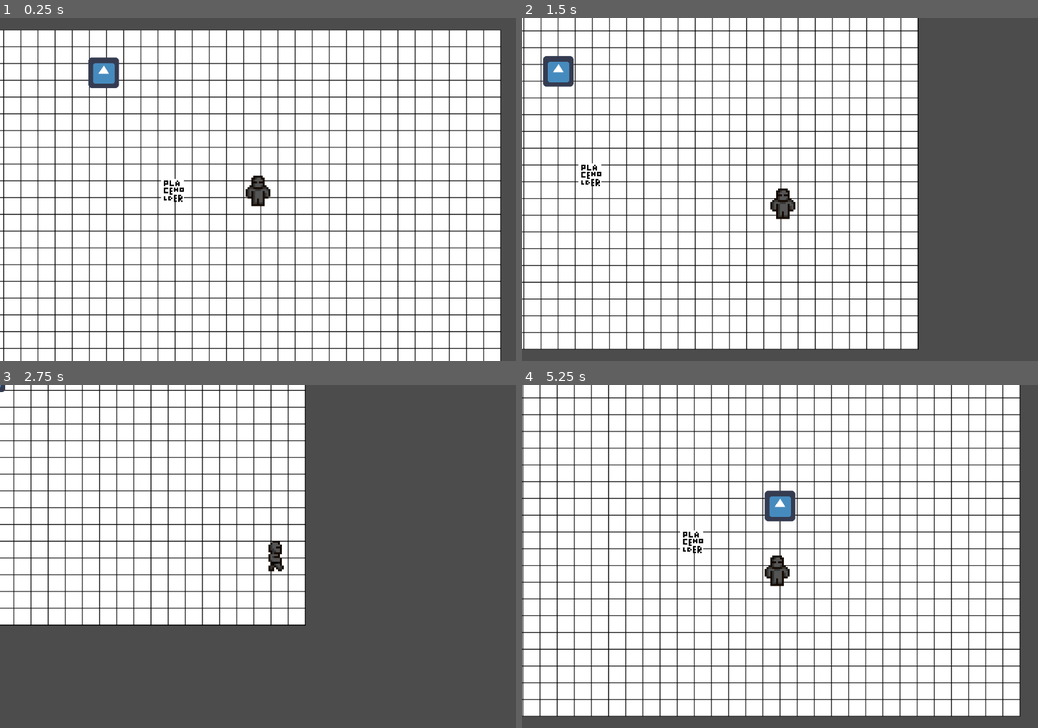
Above: before the commit, frames 1-4 (two rows, left to right).
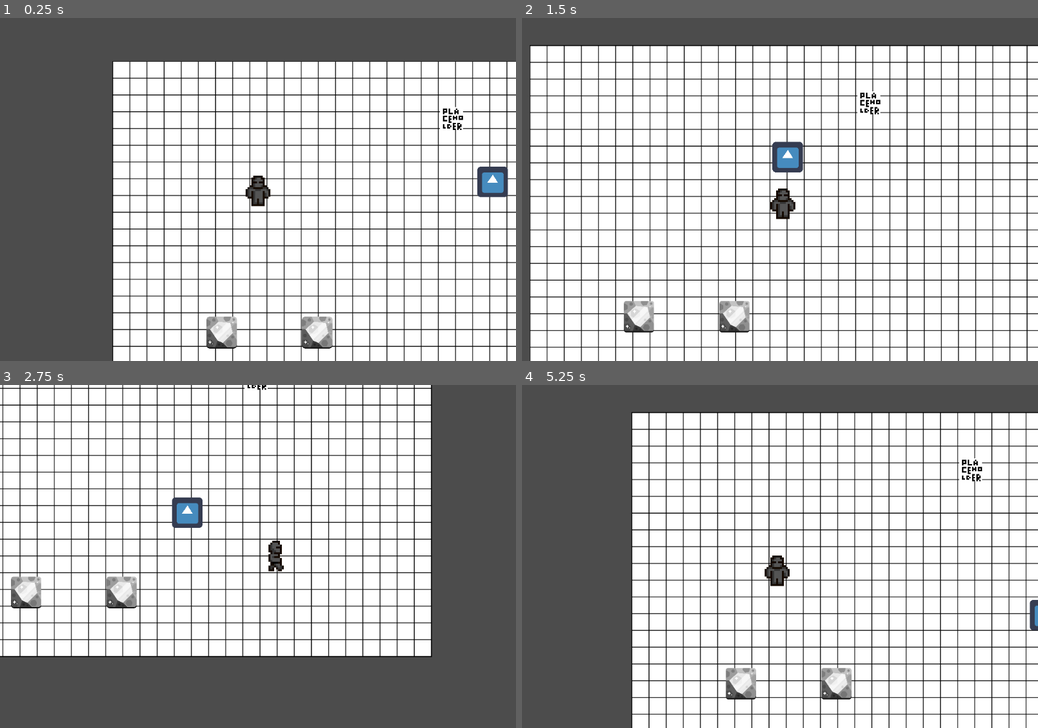
Above: after the commit, the same moments.

Repository: Marin-Clement/Project_Alpha_git
Game: Godot game, scene res://TestMap/TestMain.tscn
Two runs of this game, one before a commit and one after it. Both use one fixed random seed, a clock stepped at 60 frames per second and the inputs below. The engine's default icon, where the game draws it, is replaced by a stand-in: a white triangle on a blue panel in a dark square.
Inputs (mouse positions are in pixels of both pictures, inside the frame that each line leads up to):
- Up to frame 1 (0.25 s): no input
- Up to frame 2 (1.5 s): move the mouse to (893, 172) at 0.52 s; press the mouse at (893, 172) at 0.53 s; hold D (right) 0.53-1.28 s; move the mouse to (676, 206) at 1.27 s; release the mouse at (676, 206) at 1.28 s; hold S (down) from 1.28 s (still down); click (676, 206) at 1.35 s
- Up to frame 3 (2.75 s): move the mouse to (309, 481) at 2.02 s; release S (down) at 2.03 s; press the mouse at (309, 481) at 2.03 s; hold D (right) from 2.03 s (still down); tap Shift (sprint) at 2.1 s
- Up to frame 4 (5.25 s): move the mouse to (754, 625) at 2.77 s; release D (right) at 2.78 s; release the mouse at (754, 625) at 2.78 s; hold W (up) 2.78-3.53 s; click (754, 625) at 2.85 s; move the mouse to (934, 607) at 3.52 s; press the mouse at (934, 607) at 3.53 s; hold A (left) 3.53-5.03 s; move the mouse to (625, 505) at 4.27 s; release the mouse at (625, 505) at 4.28 s; tap Shift (sprint) at 4.35 s; click (625, 505) at 4.55 s; move the mouse to (805, 556) at 5.02 s; press the mouse at (805, 556) at 5.03 s; hold S (down) from 5.03 s (still down)

The runs differ from the first frame. In frame 1, 49% of the frame differs, in the area x 0-100%, y 3-100%; in frame 2, 52%, in the area x 0-100%, y 0-100%; in frame 3, 38%; in frame 4, 52%.

Commit message:
[ADD] Drone(basic input)

Diff:
--- a/Drone/Script/Drone.gd
+++ b/Drone/Script/Drone.gd
@@ -1,24 +1,53 @@
 extends KinematicBody2D
-export (int) var speed = 400
+
+export (int) var speed = 1000
 var acc = 1
 var realspeed
 onready var target = position
-var velocity = Vector2()
+var velocity = Vector2.ZERO
+var working = false
+var d = 0
+
 func _input(event):
 	if event.is_action_pressed("left_mouse"):
+		acc = 0
 		target = get_global_mouse_position()
-		acc = 0
-		print(get_tree().get_root().print_tree())
+		working = true
 
 func _physics_process(delta):
-	acc += 0.01
-	if acc > 1:
-		acc = 1
+	var player = get_node("/root/TestMap/Player")
 	realspeed = speed * acc
-	_move_to_target()
-	print(PlayerVariables.playerpos)
+	if working == false:
+		if position.distance_to(player.position) > 85:
+			_follow_player()
+	elif working == true:
+		_move_to_target()
+	_acc()
+
 
 func _move_to_target():
 	velocity = position.direction_to(target) * realspeed
 	if position.distance_to(target) > 5:
 		velocity = move_and_slide(velocity)
+	if position.distance_to(target) < 50:
+		yield(_Wait(1),"completed")
+		velocity = Vector2.ZERO
+		working = false
+
+func _acc():
+	acc += 0.01
+	if acc > 1:
+		acc = 1
+
+func _follow_player():
+	var player = get_node("/root/TestMap/Player")
+	position += (player.position - position)/50
+
+func _Wait(s):
+	var t = Timer.new()
+	t.set_wait_time(s)
+	t.set_one_shot(true)
+	self.add_child(t)
+	t.start()
+	yield(t, "timeout")
+	t.queue_free()
--- /dev/null
+++ b/Game_Manager.gd
@@ -0,0 +1,3 @@
+extends Node
+
+var lastobjectclicked
--- a/Player/Scripts/Player.gd
+++ b/Player/Scripts/Player.gd
@@ -26,8 +26,6 @@
 	velocity = velocity.normalized() * speed
 
 func _physics_process(delta):
-
-	PlayerVariables.playerpos = global_position
 	get_input()
 	velocity = move_and_slide(velocity)
 
--- /dev/null
+++ b/TestMap/Object.gd
@@ -0,0 +1,14 @@
+extends Area2D
+
+signal give_object_stats
+
+var stats = {
+	"name": "Rock",
+	"health": 10
+}
+
+func _on_Object_input_event(viewport, event, shape_idx):
+	if event is InputEventMouseButton:
+		if event.is_pressed():
+			GameManager.lastobjectclicked = stats
+			print(GameManager.lastobjectclicked)
--- /dev/null
+++ b/TestMap/Object.tscn
@@ -0,0 +1,30 @@
+[gd_scene load_steps=4 format=2]
+
+[ext_resource path="res://TestMap/Sprite/Stone.png" type="Texture" id=1]
+[ext_resource path="res://TestMap/Object.gd" type="Script" id=2]
+
+[sub_resource type="RectangleShape2D" id=1]
+extents = Vector2( 30.75, 32 )
+
+[node name="Object" type="Area2D"]
+collision_layer = 3
+script = ExtResource( 2 )
+
+[node name="Sprite" type="Sprite" parent="."]
+scale = Vector2( 0.2, 0.2 )
+texture = ExtResource( 1 )
+
+[node name="RigidBody2D" type="RigidBody2D" parent="."]
+collision_layer = 3
+mode = 1
+gravity_scale = 0.0
+
+[node name="CollisionShape2D" type="CollisionShape2D" parent="RigidBody2D"]
+position = Vector2( 2, 1 )
+shape = SubResource( 1 )
+
+[node name="CollisionShape2D" type="CollisionShape2D" parent="."]
+position = Vector2( 0, 2 )
+shape = SubResource( 1 )
+
+[connection signal="input_event" from="." to="." method="_on_Object_input_event"]
--- /dev/null
+++ b/TestMap/TestMain.gd
@@ -0,0 +1,15 @@
+extends Node
+
+
+func _ready():
+	_create_object(400,750,"Rock",10)
+	_create_object(600,750,"Rock",12)
+
+
+func _create_object(positionx,positiony,name,hp):
+	var object = preload("res://TestMap/Object.tscn").instance()
+
+	object.position.x = positionx
+	object.position.y = positiony
+	object.stats = {"name": name, "health": hp}
+	add_child(object)
--- a/TestMap/TestMain.tscn
+++ b/TestMap/TestMain.tscn
@@ -1,9 +1,10 @@
-[gd_scene load_steps=9 format=2]
+[gd_scene load_steps=10 format=2]
 
 [ext_resource path="res://Player/Sprite/Player_Place_Order.png" type="Texture" id=1]
 [ext_resource path="res://Player/Player.tscn" type="PackedScene" id=2]
-[ext_resource path="res://TestMap/Grille.jpeg" type="Texture" id=3]
+[ext_resource path="res://TestMap/Sprite/Grille.jpeg" type="Texture" id=3]
 [ext_resource path="res://Drone/Drone.tscn" type="PackedScene" id=4]
+[ext_resource path="res://TestMap/TestMain.gd" type="Script" id=6]
 
 [sub_resource type="RectangleShape2D" id=3]
 extents = Vector2( 979.104, 14.3014 )
@@ -12,15 +13,16 @@
 extents = Vector2( 978.702, 11.3546 )
 
 [sub_resource type="RectangleShape2D" id=5]
-extents = Vector2( 16.9202, 626.272 )
+extents = Vector2( 24.4899, 626.272 )
 
 [sub_resource type="RectangleShape2D" id=1]
 extents = Vector2( 8, 8.33333 )
 
 [node name="TestMap" type="Node"]
+script = ExtResource( 6 )
 
 [node name="Cadriage" type="Sprite" parent="."]
-position = Vector2( 293, 262 )
+position = Vector2( 710, 534 )
 scale = Vector2( 0.561458, 0.550781 )
 texture = ExtResource( 3 )
 
@@ -41,11 +43,11 @@
 shape = SubResource( 5 )
 
 [node name="right" type="CollisionShape2D" parent="Cadriage/Collision map"]
-position = Vector2( 970.687, 5.44681 )
+position = Vector2( 978.256, 5.44678 )
 shape = SubResource( 5 )
 
 [node name="PlaceHolder" type="Sprite" parent="."]
-position = Vector2( 144, 247 )
+position = Vector2( 881, 302 )
 scale = Vector2( 3, 3 )
 texture = ExtResource( 1 )
 __meta__ = {
@@ -58,7 +60,8 @@
 [node name="CollisionShape2D" type="CollisionShape2D" parent="PlaceHolder/RigidBody2D"]
 shape = SubResource( 1 )
 
+[node name="Player" parent="." instance=ExtResource( 2 )]
+position = Vector2( 476, 451 )
+
 [node name="Drone" parent="." instance=ExtResource( 4 )]
-
-[node name="Player" parent="." instance=ExtResource( 2 )]
-position = Vector2( 323, 245 )
+position = Vector2( 1141, 430 )
--- a/project.godot
+++ b/project.godot
@@ -16,7 +16,7 @@
 
 [autoload]
 
-PlayerVariables="*res://PlayerVariables.gd"
+GameManager="*res://Game_Manager.gd"
 
 [display]
 
Renamed: TestMap/Grille.jpeg -> TestMap/Sprite/Grille.jpeg
Not shown, added: TestMap/Sprite/Grille.jpeg.import
Binary file added: TestMap/Sprite/Stone.png
Not shown, changed: TestMap/Sprite/Stone.png.import
Not shown, changed: .DS_Store
